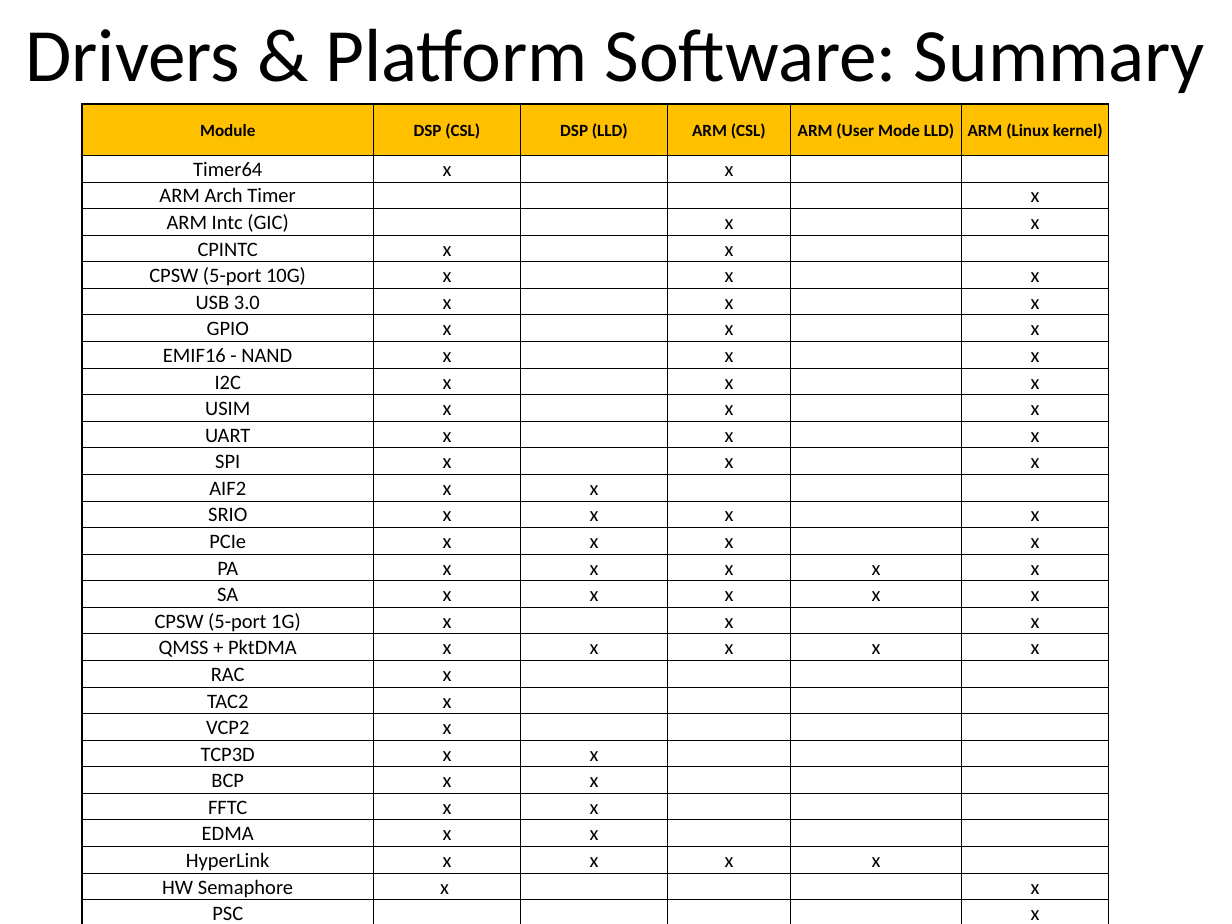
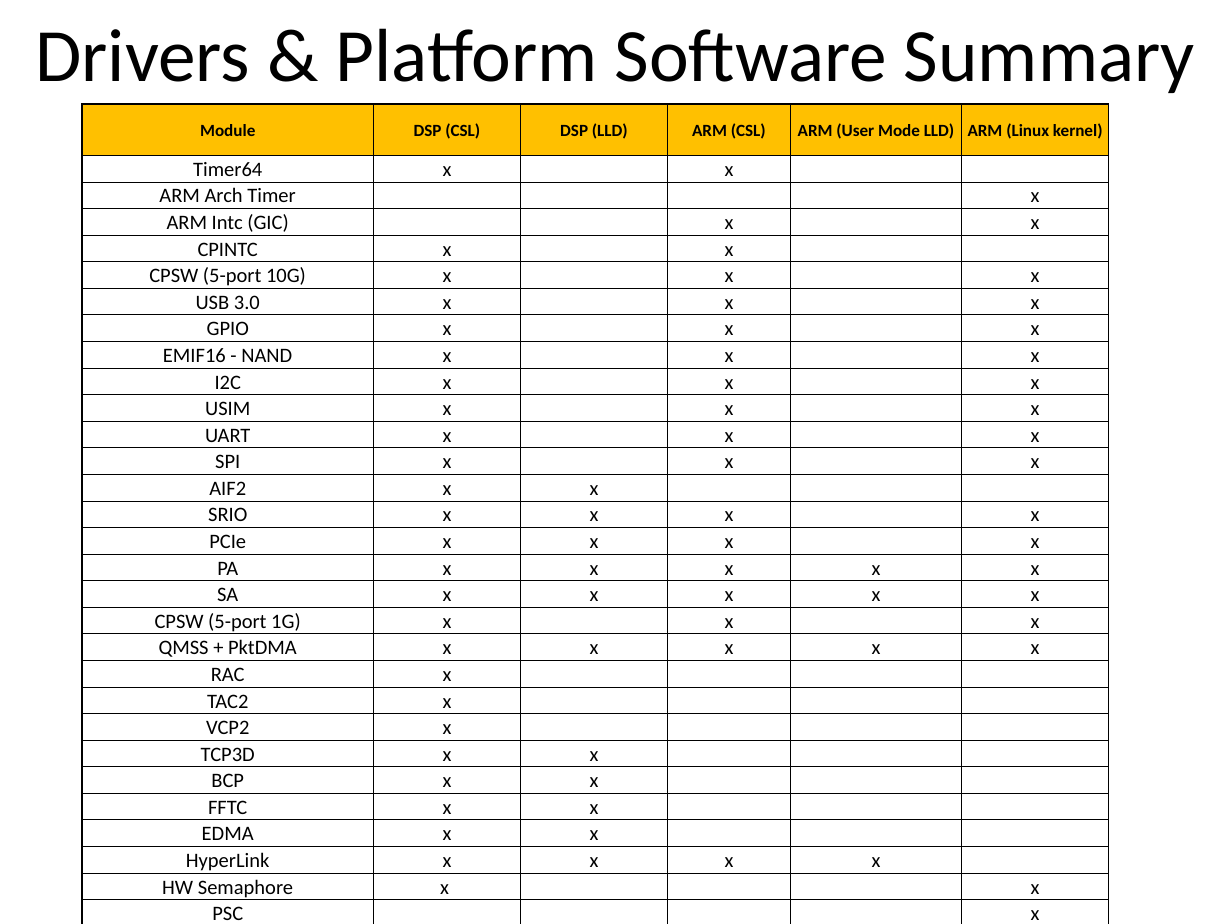
Before and after one commit to hari1989/keystone-workshop, a slide deck: slide 23 of slides/KeyStone Software.pptx (slide 35 before the commit). Drawn at 1232x924 pixels with LibreOffice and Linux fonts; fonts in the diff are those of the drawing; background and template pictures are left out. Boxes give left, top, right and bottom in pixels: in the first picture for what was removed or moved away, otherwise in the second. Text is boxed around its words. In the diff, an @@ line names an element or a change of style, - is before the commit and + after.

```diff
--- a/slides/KeyStone Software.pptx
+++ b/slides/KeyStone Software.pptx
@@ text at box(35, 28, 1195, 93): text changed @@
-Drivers & Platform Software: Summary
+Drivers & Platform Software Summary
```
Also in this commit, not shown: 12 other slides changed, 8 slides added, 39 slides removed.
